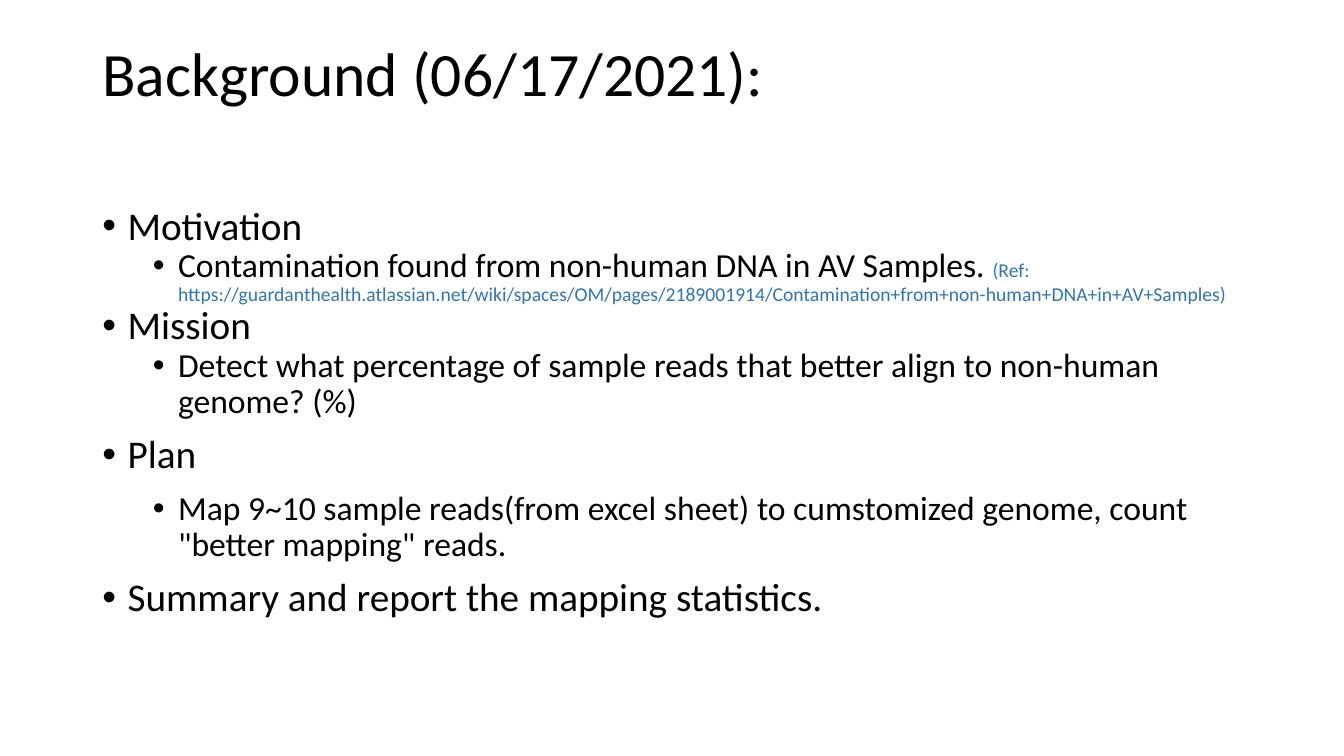
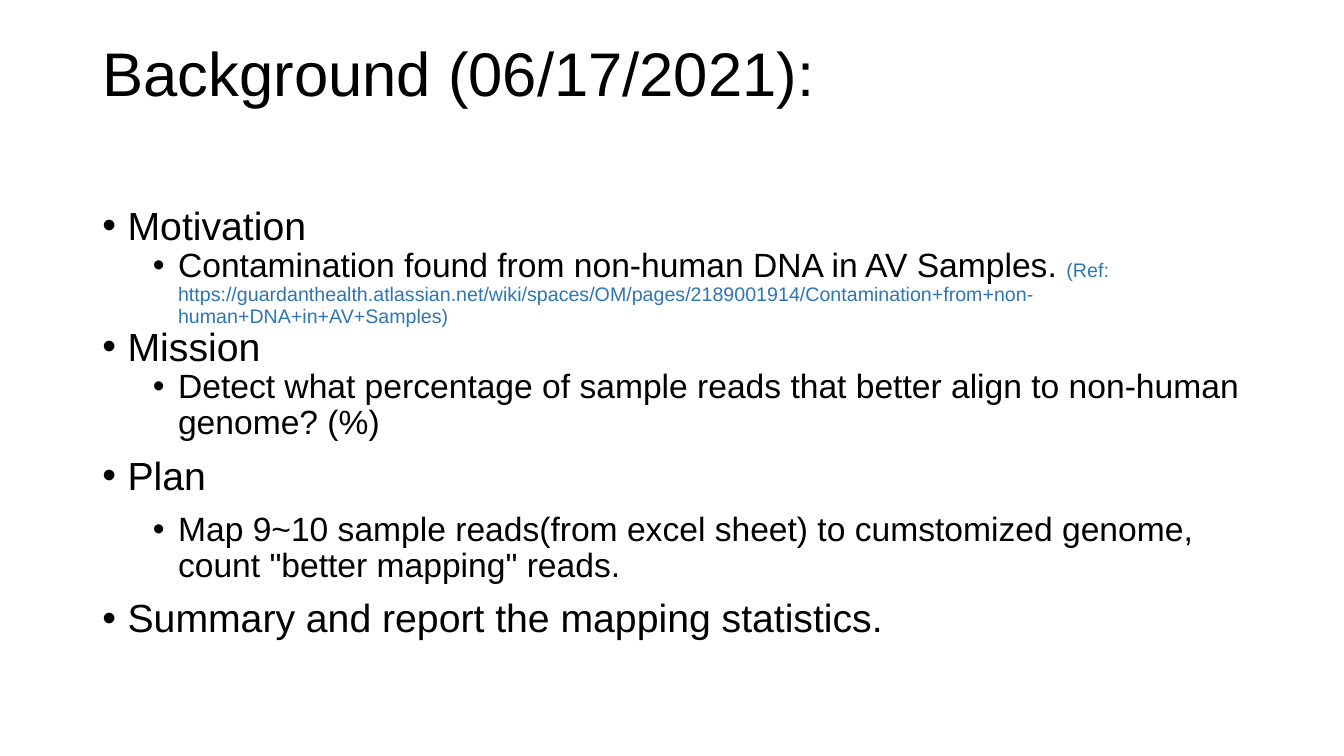
Before and after one commit to gh-xili/gh-xili, a slide deck: slide 2 of Progress_report/Ravi/Non_hg_contimination_XIANGLI_07072021.pptx. Drawn at 1344x756 pixels with LibreOffice and Linux fonts; fonts in the diff are those of the drawing. Boxes give left, top, right and bottom in pixels: in the first picture for what was removed or moved away, otherwise in the second. Text is boxed around its words. In the diff, an @@ line names an element or a change of style, - is before the commit and + after.

```diff
--- a/Progress_report/Ravi/Non_hg_contimination_XIANGLI_07072021.pptx
+++ b/Progress_report/Ravi/Non_hg_contimination_XIANGLI_07072021.pptx
@@ title "Background (06/17/2021):" at (102, 51, 814, 108): font Calibri to Arial @@
@@ text "Motivation" at (128, 211, 1239, 640): font Calibri to Arial @@
```
Also in this commit, not shown: 8 other slides changed, 10 other files.
